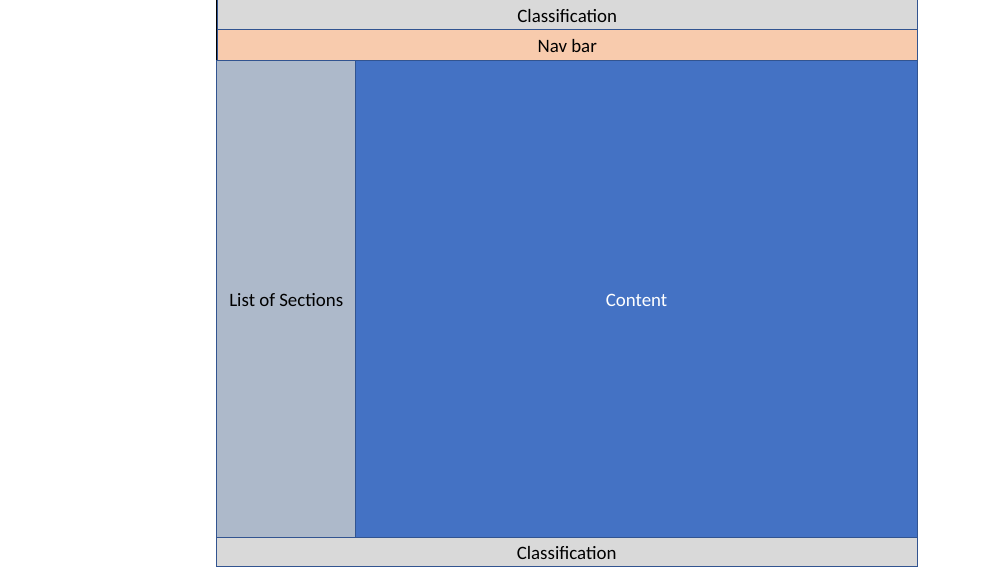
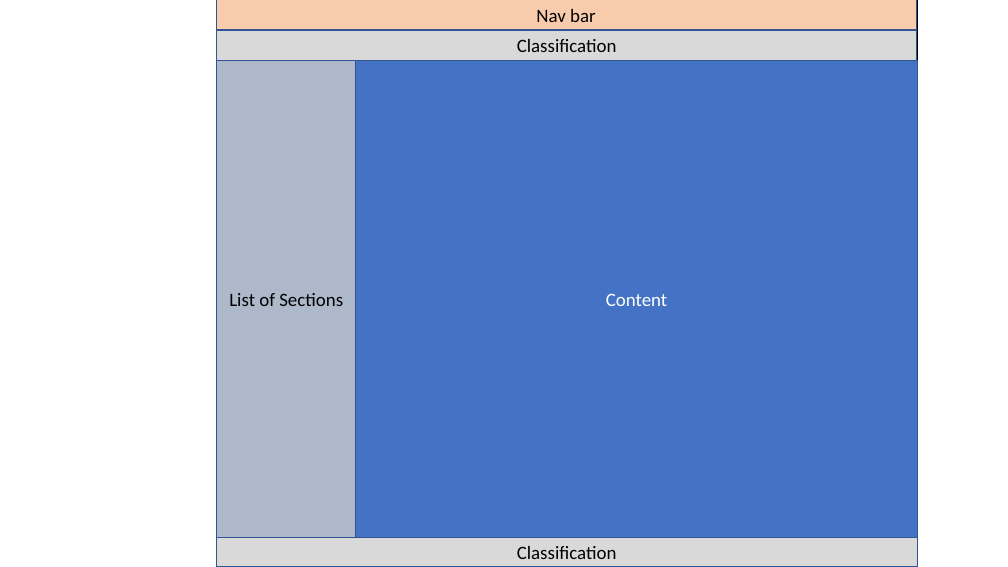
Before and after one commit to josephshearer/Web-User-Manual, a slide deck: slide 1 of Design.pptx. Drawn at 1008x567 pixels with LibreOffice and Linux fonts; fonts in the diff are those of the drawing. Boxes give left, top, right and bottom in pixels: in the first picture for what was removed or moved away, otherwise in the second. Text is boxed around its words. In the diff, an @@ line names an element or a change of style, - is before the commit and + after.

```diff
--- a/Design.pptx
+++ b/Design.pptx
@@ rectangle "Nav bar": place and size @@
-rectangle "Nav bar" at [217,29,917,60]
+rectangle "Nav bar" at [216,0,917,30]
@@ rectangle "Classification": place and size @@
-rectangle "Classification" at [217,0,917,29]
+rectangle "Classification" at [217,30,917,60]
```
Also in this commit, not shown: 2 other files.
